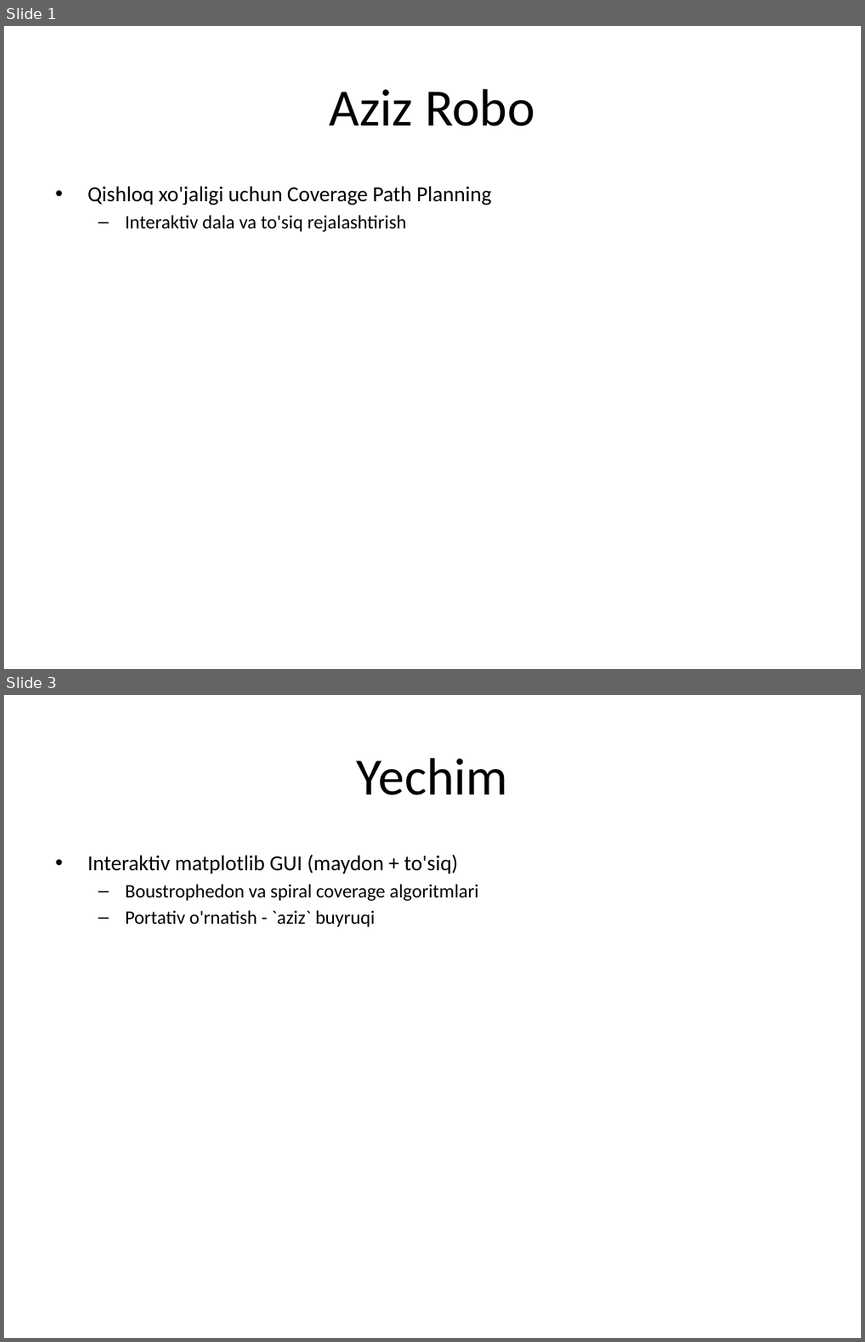
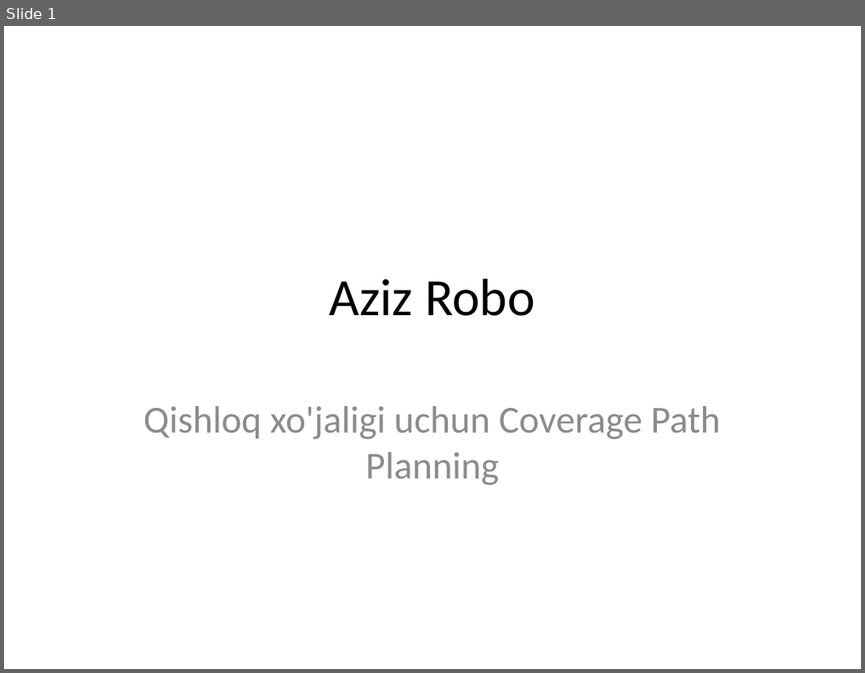
Before and after one commit to Nameless-devv/aziz, a slide deck: Aziz_Presentation.pptx. Shown one above the other, each under a label of ours: slides 1 and 3 before the commit, slide 1 after it; the slides between them are not shown. The pictures are 865x1342 and 865x673 pixels, drawn with LibreOffice and Linux fonts; fonts in the diff are those of the drawing. Boxes give left, top, right and bottom in pixels: in the first picture for what was removed or moved away, otherwise in the second. Text is boxed around its words. In the diff, an @@ line names an element or a change of style, - is before the commit and + after.

Commit message:
Styled presentation generator: nav bar and results slide design

```diff
--- a/Aziz_Presentation.pptx
+++ b/Aziz_Presentation.pptx
@@ slide 3 removed at [4, 695, 861, 1338], background #FFFFFF @@
@@ title removed at [357, 758, 508, 795] @@
-Yechim
@@ text removed at [87, 854, 479, 927] @@
-• Interaktiv matplotlib GUI (maydon + to'siq)
-  – Boustrophedon va spiral coverage algoritmlari
-  – Portativ o'rnatish - `aziz` buyruqi
@@ slide 1 changed as well @@
@@ title "Aziz Robo": place and size @@
-title "Aziz Robo" at [330, 89, 534, 126]
+title "Aziz Robo" at [330, 278, 534, 316]
@@ subtitle at [125, 215, 407, 232]: paragraph removed @@
-  – Interaktiv dala va to'siq rejalashtirish
@@ subtitle "Qishloq xo'jaligi uchun Coverage Path ...": place and size @@
-subtitle "Qishloq xo'jaligi uchun Coverage Path ..." at [87, 186, 491, 232]
+subtitle "Qishloq xo'jaligi uchun Coverage Path ..." at [143, 406, 721, 485]
@@ subtitle "Qishloq xo'jaligi uchun Coverage Path ..." at [143, 406, 721, 485]: size 18 to 32 pt, text colour #000000 to #8C8C8C; alignment left to centre; bullet • to none; more space between paragraphs @@
```
Also in this commit, not shown: 1 slide added, 8 other slides removed, 1 other file.
